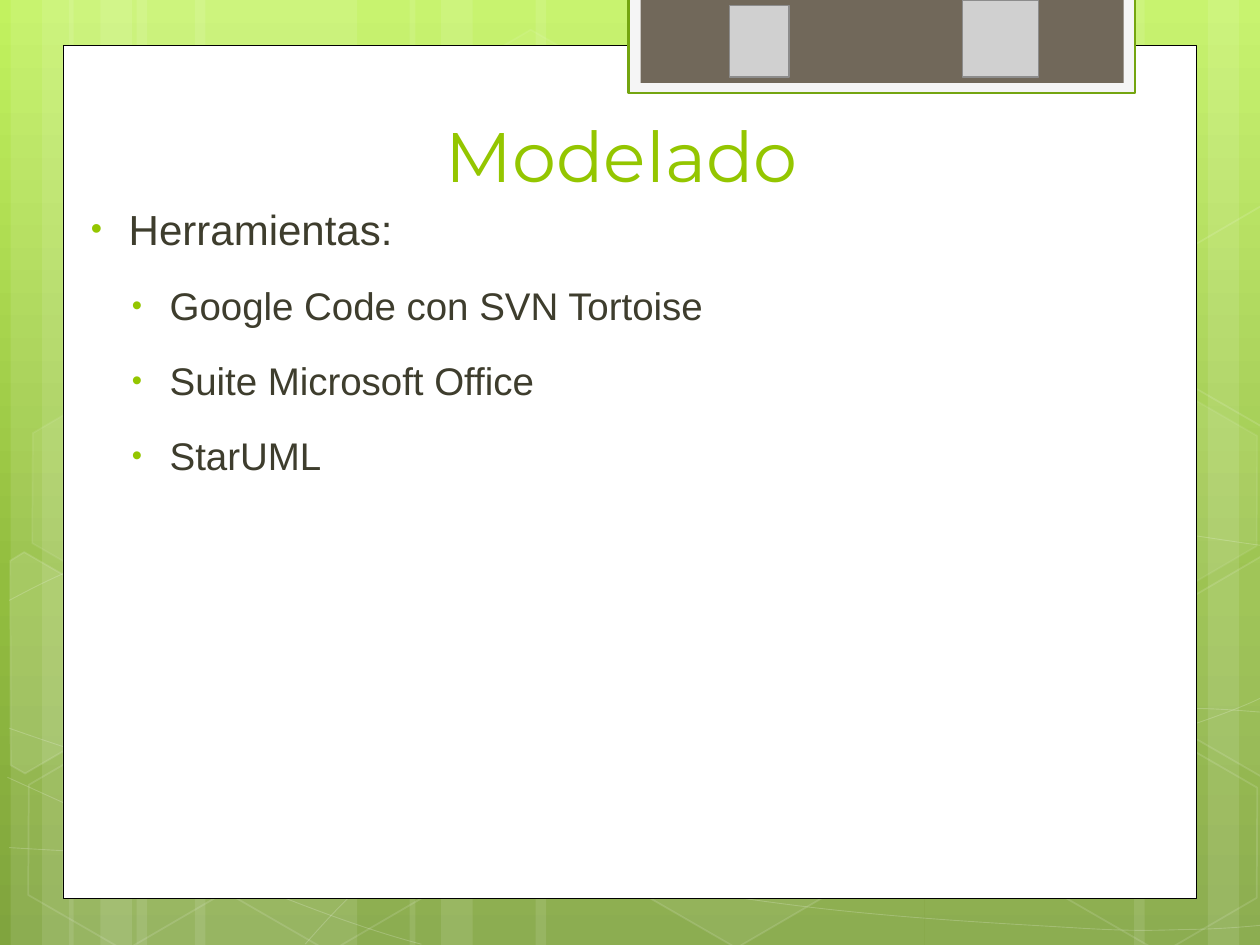
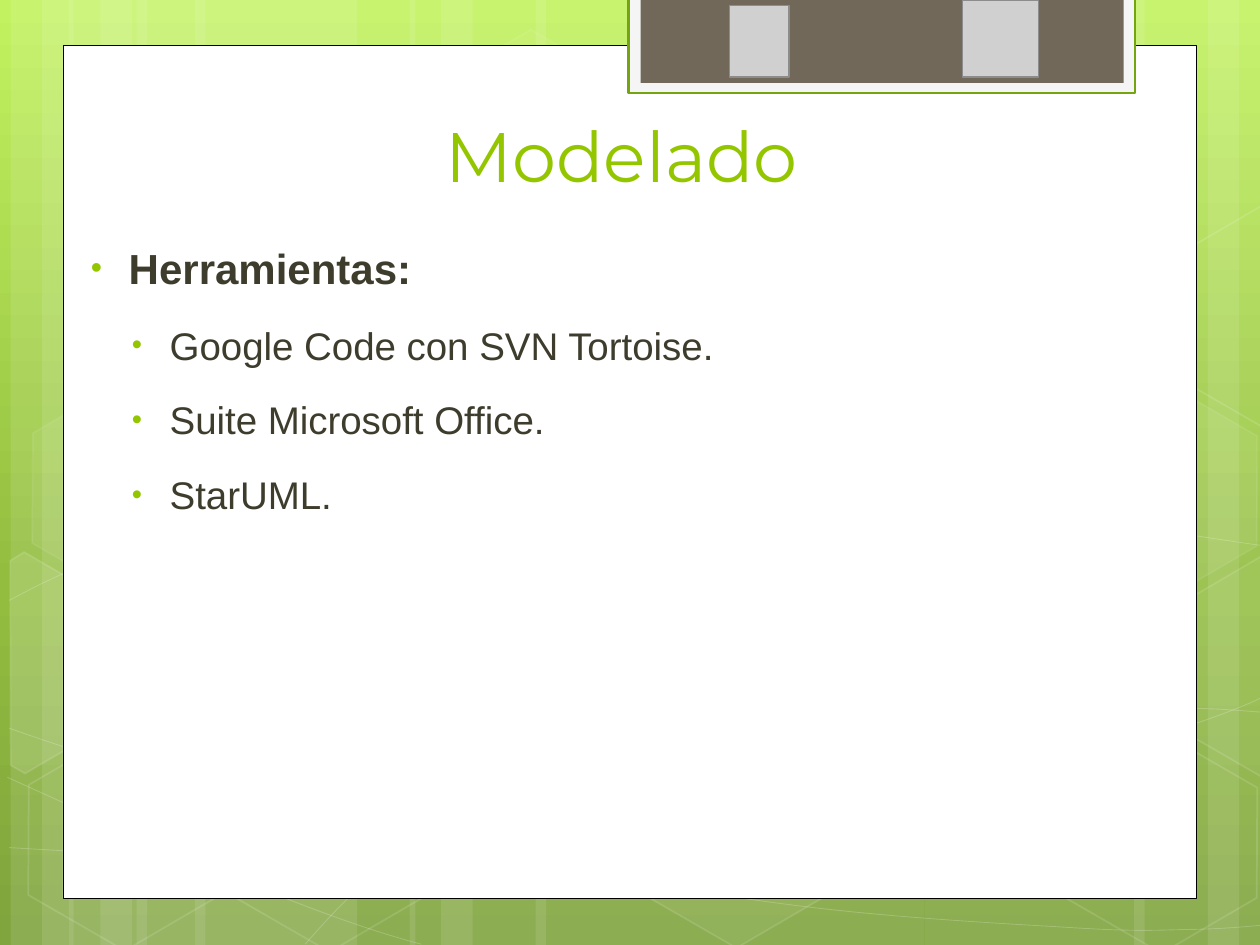
Before and after one commit to ptissera/habilitacion-profesional-2012-4k4, a slide deck: slide 22 of Documentacion/Proyecto/Presentacion Final/Exposicion Final.pptx (slide 21 before the commit). Drawn at 1260x945 pixels with LibreOffice and Linux fonts; fonts in the diff are those of the drawing; grey boxes stand for pictures. Boxes give left, top, right and bottom in pixels: in the first picture for what was removed or moved away, otherwise in the second. Text is boxed around its words. In the diff, an @@ line names an element or a change of style, - is before the commit and + after.

```diff
--- a/Documentacion/Proyecto/Presentacion Final/Exposicion Final.pptx
+++ b/Documentacion/Proyecto/Presentacion Final/Exposicion Final.pptx
@@ text "Herramientas:": place and size @@
-text "Herramientas:" at <box>129,214,703,471</box>
+text "Herramientas:" at <box>129,253,713,510</box>
@@ text at <box>129,253,411,285</box>: bold on in "Herramientas:" @@
@@ text at <box>170,332,713,510</box>: text changed @@
-  • Google Code con SVN Tortoise
-  • Suite Microsoft Office
-  • StarUML
+  • Google Code con SVN Tortoise.
+  • Suite Microsoft Office.
+  • StarUML.
```
Also in this commit, not shown: 19 other slides changed, 3 slides added, 1 other file.
